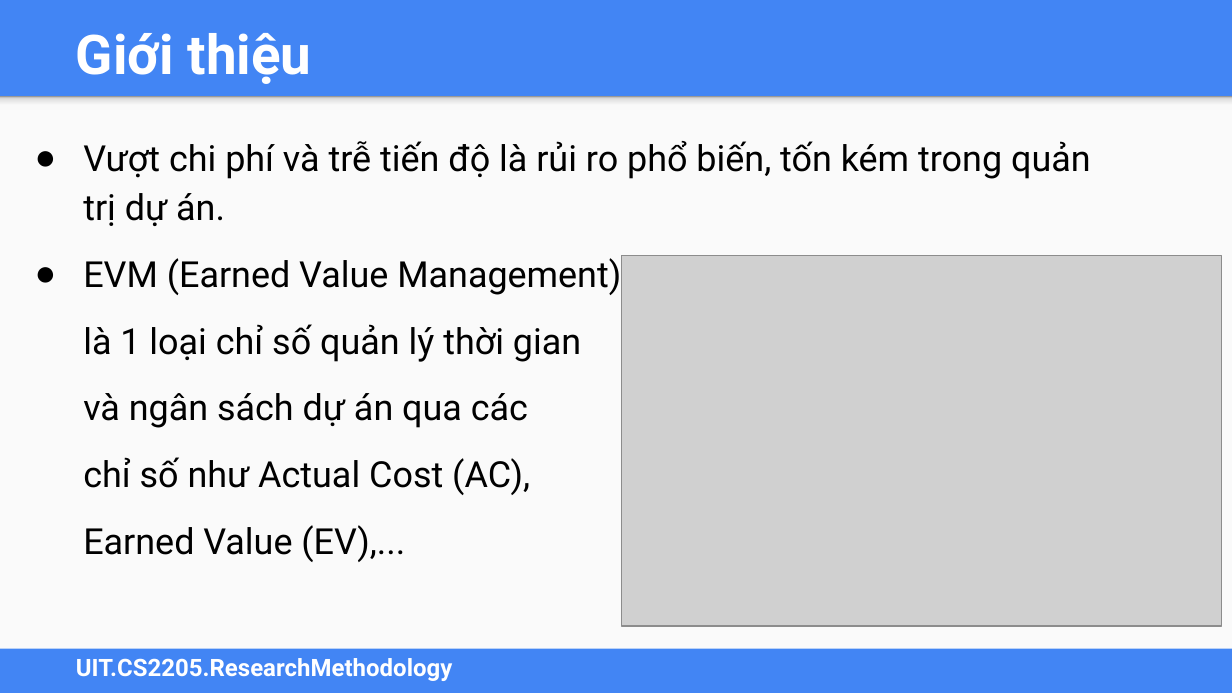
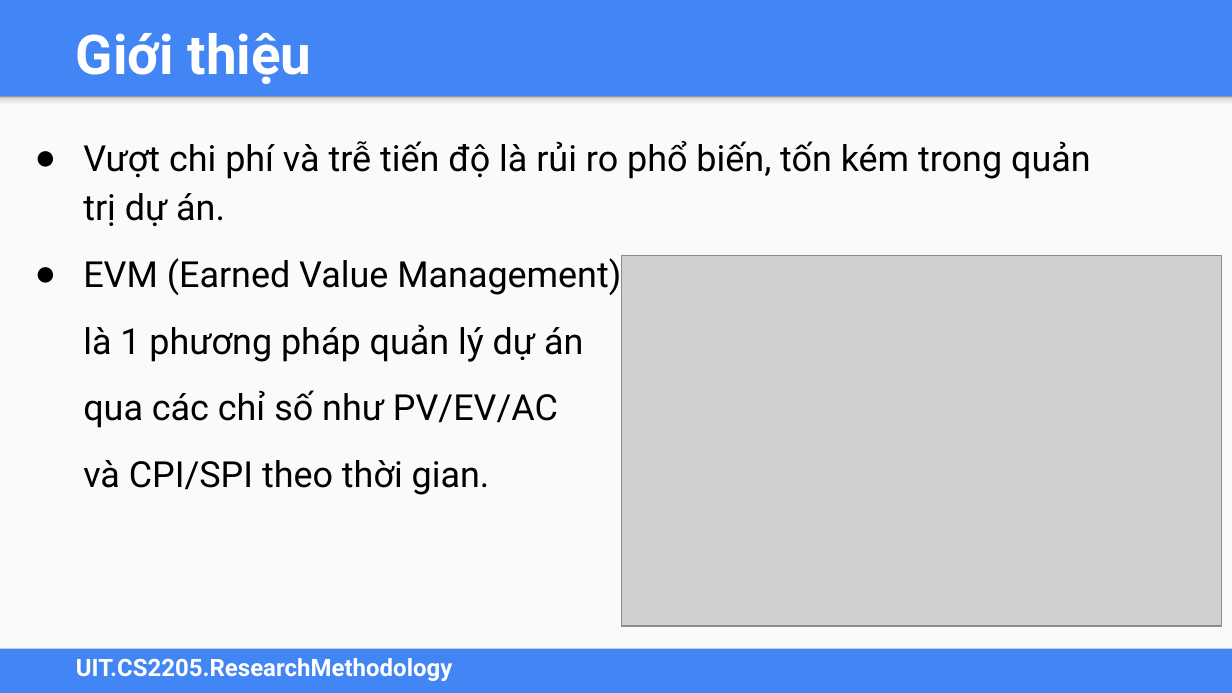
Before and after one commit to sang1833/CS2205.JAN2026, a slide deck: slide 3 of Sang Nguyễn Thanh - CS2205.JAN2026.DeCuong.FinalReport.Slide.pptx. Drawn at 1232x693 pixels with LibreOffice and Linux fonts; fonts in the diff are those of the drawing; grey boxes stand for pictures. Boxes give left, top, right and bottom in pixels: in the first picture for what was removed or moved away, otherwise in the second. Text is boxed around its words. In the diff, an @@ line names an element or a change of style, - is before the commit and + after.

```diff
--- a/Sang Nguyễn Thanh - CS2205.JAN2026.DeCuong.FinalReport.Slide.pptx
+++ b/Sang Nguyễn Thanh - CS2205.JAN2026.DeCuong.FinalReport.Slide.pptx
@@ text at bbox=[83, 324, 583, 495]: text changed @@
-là 1 loại chỉ số quản lý thời gian
-và ngân sách dự án qua các
-chỉ số như Actual Cost (AC),
-Earned Value (EV),...
+là 1 phương pháp quản lý dự án
+qua các chỉ số như PV/EV/AC
+và CPI/SPI theo thời gian.
```
Also in this commit, not shown: 3 other slides changed, 3 slides added, 1 slide removed, 3 other files.
